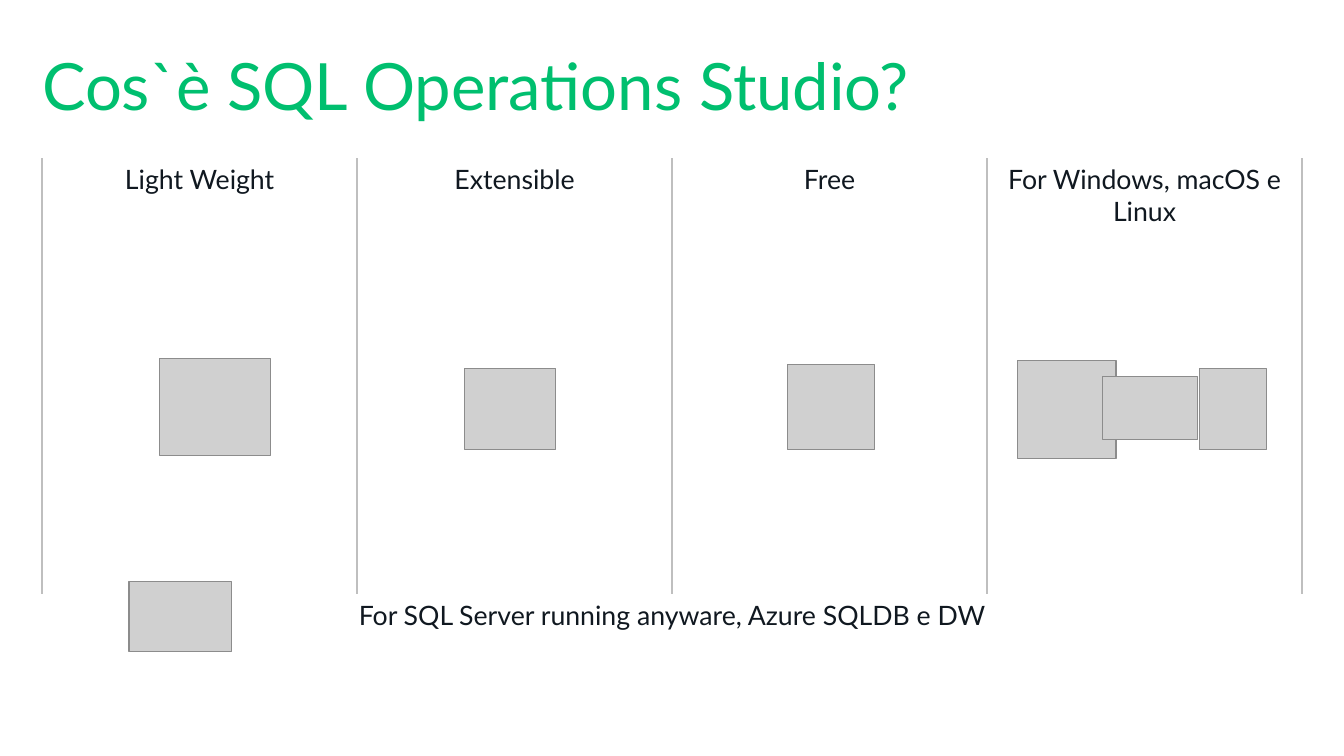
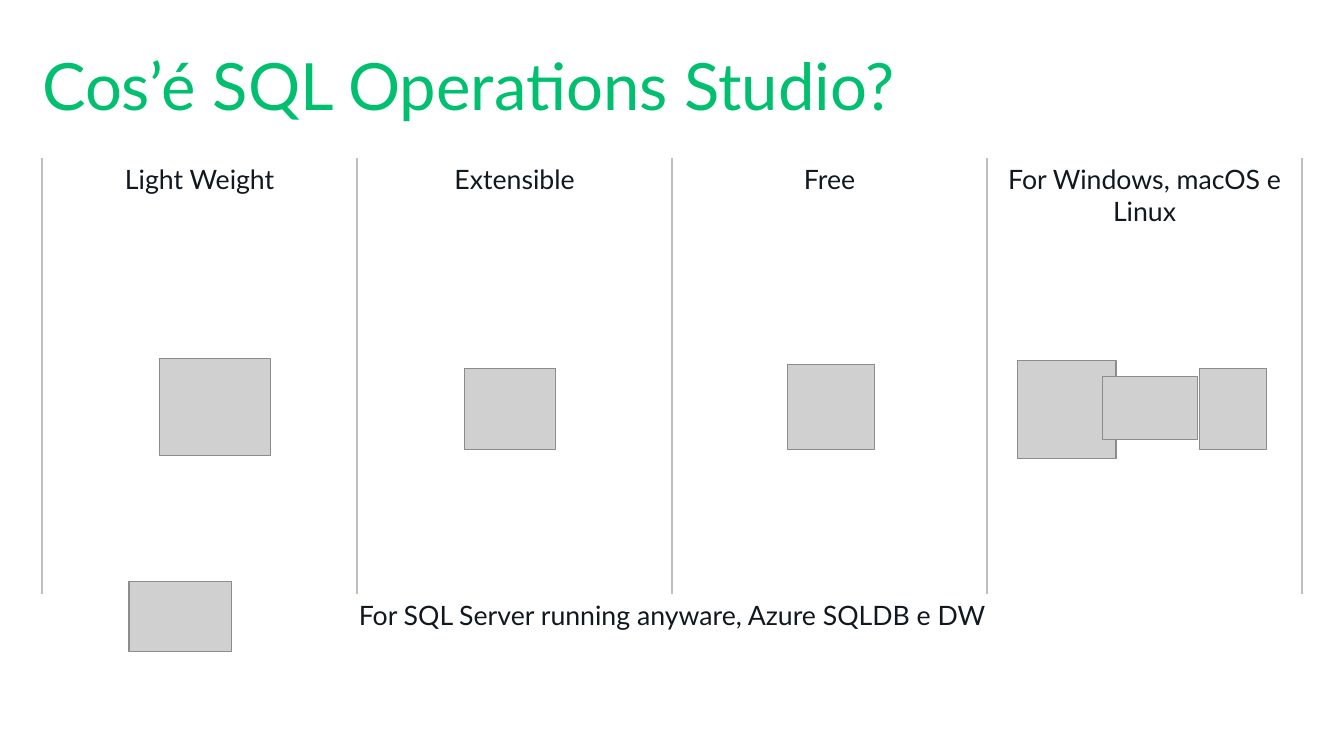
Before and after one commit to mrg3d/demo-opsstudio-repo, a slide deck: slide 9 of Introducing SQL Operations Studio.pptx. Drawn at 1344x756 pixels with LibreOffice and Linux fonts; fonts in the diff are those of the drawing; grey boxes stand for pictures; background and template pictures are left out. Boxes give left, top, right and bottom in pixels: in the first picture for what was removed or moved away, otherwise in the second. Text is boxed around its words. In the diff, an @@ line names an element or a change of style, - is before the commit and + after.

```diff
--- a/Introducing SQL Operations Studio.pptx
+++ b/Introducing SQL Operations Studio.pptx
@@ title at (42, 60, 894, 122): text changed @@
-Cos`è SQL Operations Studio?
+Cos’é SQL Operations Studio?
```
Also in this commit, not shown: 3 other slides changed, 6 slides added, 4 slides removed.
